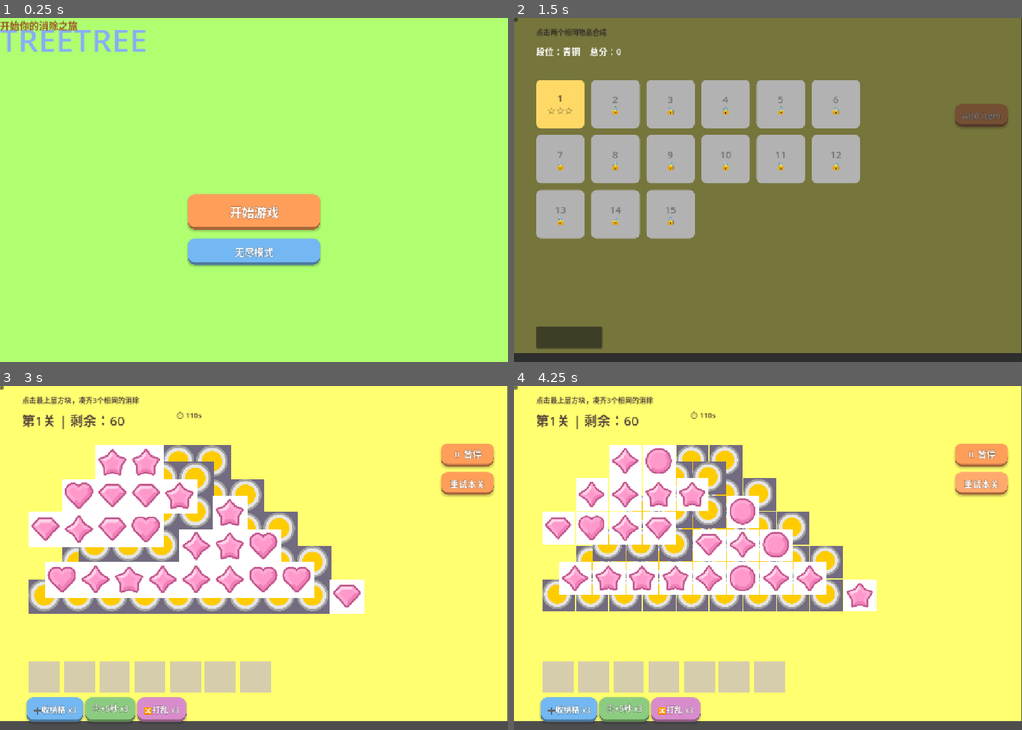
Above: before the commit, frames 1-4 (two rows, left to right).
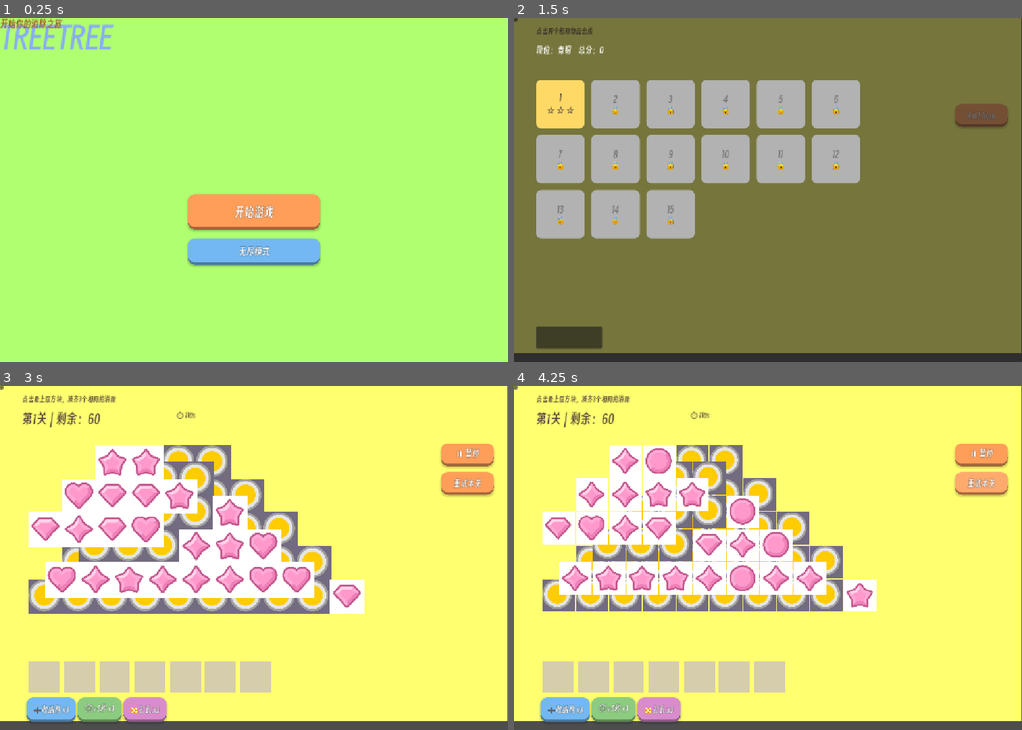
Above: after the commit, the same moments.

Repository: zxj-yu/tile-match-puzzle
Game: Godot game, scene res://scenes/Main.tscn
Two runs of this game, one before a commit and one after it. Both use one fixed random seed, a clock stepped at 60 frames per second and the inputs below.
Inputs (mouse positions are in pixels of both pictures, inside the frame that each line leads up to):
- Up to frame 1 (0.25 s): no input
- Up to frame 2 (1.5 s): click "开始游戏" at 0.5 s; click "Add Item" at 1.25 s
- Up to frame 3 (3 s): click (0, 389) at 2 s; click "1 ☆☆☆" at 2.75 s
- Up to frame 4 (4.25 s): click "重试本关" at 3.5 s

The runs differ from the first frame. In frame 1, 1.9% of the frame differs, in the area x 0-55%, y 0-70%; in frame 2, 0.9%; in frame 3, 2.3%, in the area x 4-98%, y 2-98%; in frame 4, 2.3%.

Commit message:
feat: embed CJK font for web build, publish to itch.io, add play link

Diff:
--- a/project.godot
+++ b/project.godot
@@ -26,6 +26,10 @@
 window/stretch/mode="canvas_items"
 window/stretch/aspect="expand"
 
+[gui]
+
+theme/custom_font="uid://cufs6a7vx6hq"
+
 [physics]
 
 3d/physics_engine="Jolt Physics"
Binary file added: resources/fonts/SmileySans-Oblique.ttf
Not shown, added: resources/fonts/SmileySans-Oblique.ttf.import
Not shown, added: screenshots/playpage.png.import
Not shown, added: screenshots/screenshot.png.import
Not shown, changed: .gitignore
Not shown, changed: README.md
Not shown, changed: README.zh-CN.md
